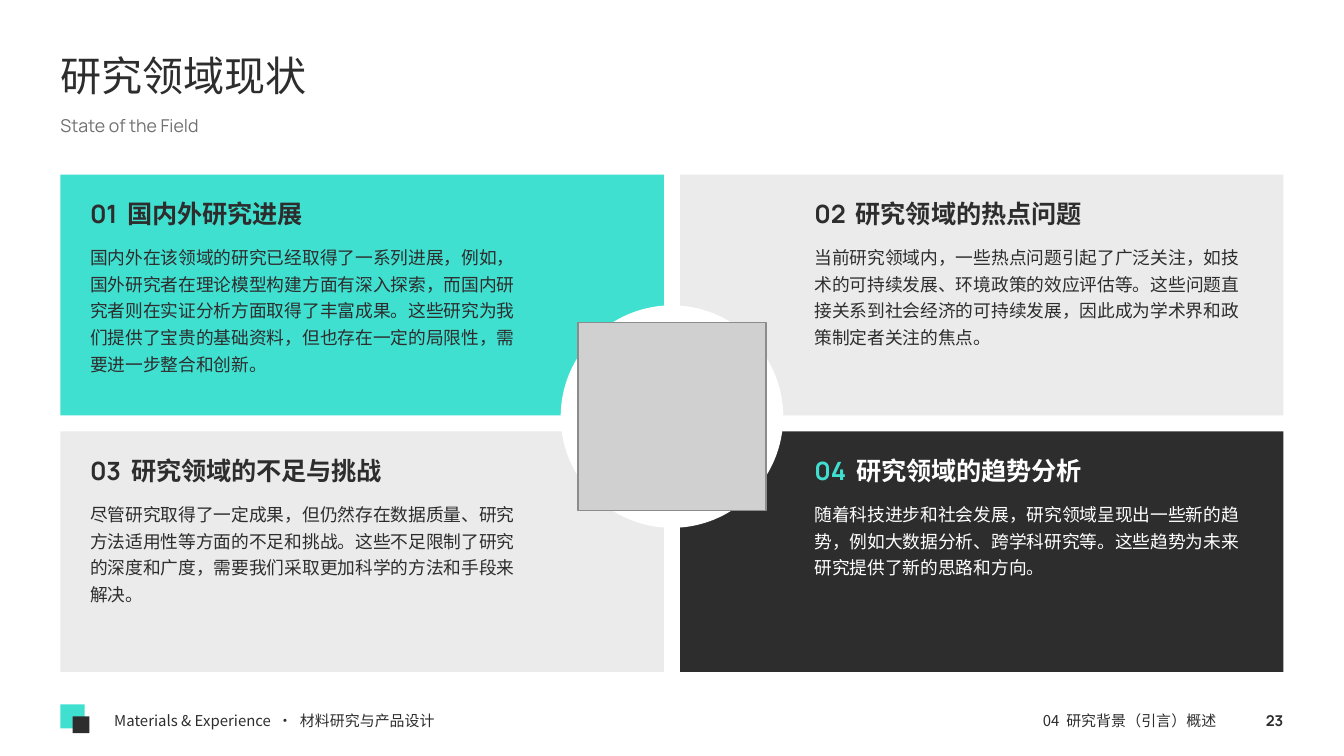
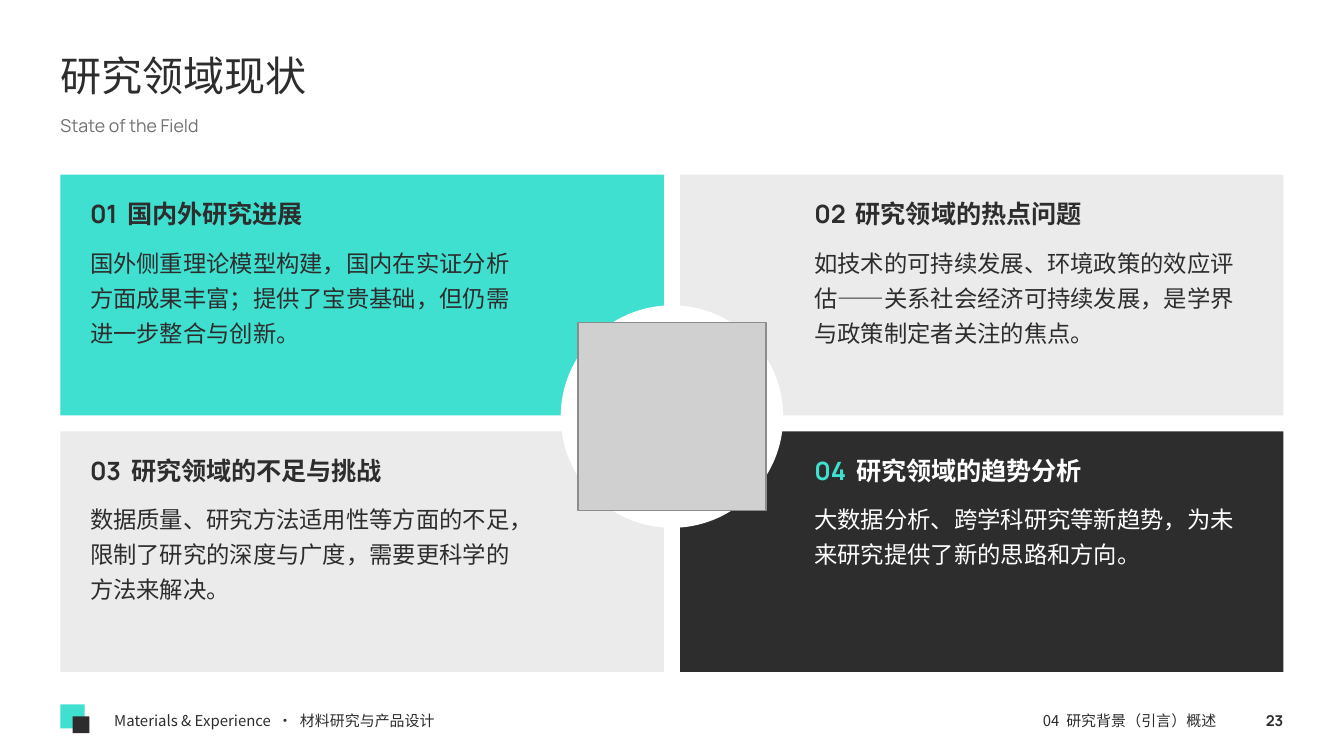
Before and after one commit to memoryzm214/Ericzm214, a slide deck: slide 23 of courses/第3课_学术论文研究背景撰写技巧.pptx. Drawn at 1344x756 pixels with LibreOffice and Linux fonts; fonts in the diff are those of the drawing; grey boxes stand for pictures. Boxes give left, top, right and bottom in pixels: in the first picture for what was removed or moved away, otherwise in the second. Text is boxed around its words. In the diff, an @@ line names an element or a change of style, - is before the commit and + after.

```diff
--- a/courses/第3课_学术论文研究背景撰写技巧.pptx
+++ b/courses/第3课_学术论文研究背景撰写技巧.pptx
@@ text at <box>90,252,509,344</box>: text changed; size 9.5 to 12.5 pt @@
-国内外在该领域的研究已经取得了一系列进展，例如，国外研究者在理论模型构建方面有深入探索，而国内研究者则在实证分析方面取得了丰富成果。这些研究为我们提供了宝贵的基础资料，但也存在一定的局限性，需要进一步整合和创新。
+国外侧重理论模型构建，国内在实证分析方面成果丰富；提供了宝贵基础，但仍需进一步整合与创新。
@@ text at <box>814,252,1233,344</box>: text changed; size 9.5 to 12.5 pt @@
-当前研究领域内，一些热点问题引起了广泛关注，如技术的可持续发展、环境政策的效应评估等。这些问题直接关系到社会经济的可持续发展，因此成为学术界和政策制定者关注的焦点。
+如技术的可持续发展、环境政策的效应评估——关系社会经济可持续发展，是学界与政策制定者关注的焦点。
@@ text at <box>90,508,533,600</box>: text changed; size 9.5 to 12.5 pt @@
-尽管研究取得了一定成果，但仍然存在数据质量、研究方法适用性等方面的不足和挑战。这些不足限制了研究的深度和广度，需要我们采取更加科学的方法和手段来解决。
+数据质量、研究方法适用性等方面的不足，限制了研究的深度与广度，需要更科学的方法来解决。
@@ text at <box>814,508,1233,565</box>: text changed; size 9.5 to 12.5 pt @@
-随着科技进步和社会发展，研究领域呈现出一些新的趋势，例如大数据分析、跨学科研究等。这些趋势为未来研究提供了新的思路和方向。
+大数据分析、跨学科研究等新趋势，为未来研究提供了新的思路和方向。
```
Also in this commit, not shown: 20 other slides changed.
